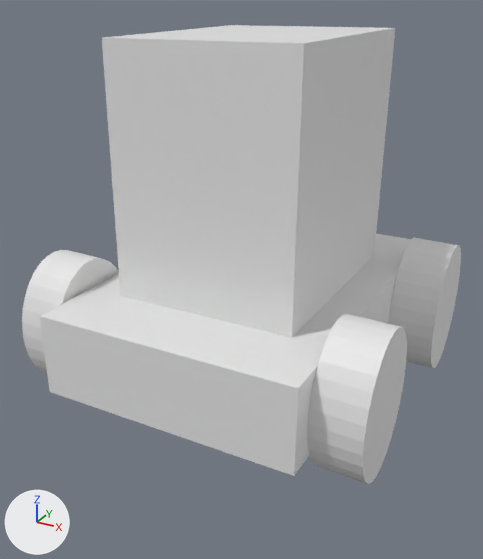
The FBX model Assets/TDTK/Prefabs/Creeps/Gabarits/tortue.fbx, before and after one commit.
Before and after are seen from a camera (50 mm lens) standing at (0.333, -0.639, 0.4) and looking at (-0.042, 0.042, 0.06). Every picture has the same lights, and +X, +Y and +Z are marked at lower left.
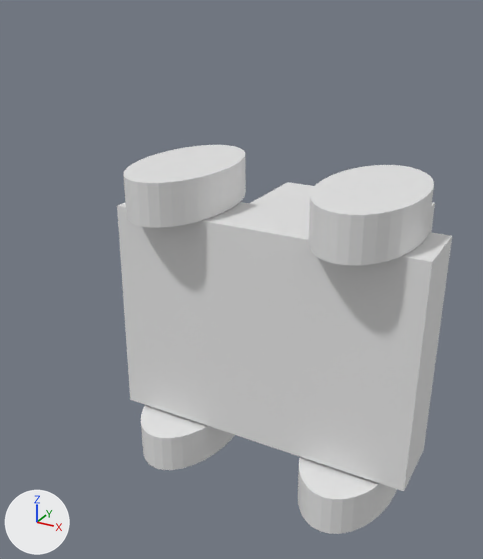
Boxes (x1, y1, x2, y2) around the edits, measured in the pictures (483 x 559 px; the box of a moved part takes in the faces that stretch with it):
'Cylinder.006', reshaped, turned, rescaled
    before: (22, 25, 461, 484)
    after: (117, 145, 452, 534)
part 1 of me_cylinder_008, moved or reshaped
    before: (22, 250, 119, 374)
    after: (141, 405, 235, 470)
part 2 of me_cylinder_008, moved or reshaped
    before: (102, 25, 395, 338)
    after: (249, 182, 435, 232)
part 3 of me_cylinder_008, moved or reshaped
    before: (40, 234, 411, 476)
    after: (117, 202, 452, 491)
part 4 of me_cylinder_008, moved or reshaped (not visible before)
    after: (298, 457, 397, 534)
part 5 of me_cylinder_008, moved or reshaped
    before: (388, 237, 461, 368)
    after: (308, 165, 434, 265)
part 6 of me_cylinder_008, moved or reshaped
    before: (307, 314, 407, 484)
    after: (123, 145, 246, 228)

Diff of the bpy script that builds the scene:
```diff
--- a/Assets/TDTK/Prefabs/Creeps/Gabarits/tortue.fbx.py
+++ b/Assets/TDTK/Prefabs/Creeps/Gabarits/tortue.fbx.py
@@ me_cylinder_008 @@
 me_cylinder_008.from_pydata(...)  # 272 vertices, 148 faces; spans x -0.243..0.027, y -0.2..0.2, z -0.151..0.148
 # used by ob_cylinder_006; location = (0.0, 0.0, 0.0); rotation_euler = (0.0, 1.585, 0.0), in degrees (0, 91, 0); scale = (1.48, 1.0, 1.34)
+# me_cylinder_008 part 1: the loose piece of 64 vertices spanning x -0.08..0.027, y -0.175..-0.054, z -0.151..-0.111 is moved by (0.0, -0.01, 0.0)
+# me_cylinder_008 part 2: the loose piece of 8 vertices spanning x -0.243..-0.052, y -0.122..0.122, z -0.078..0.076 is scaled about the mesh origin by (0.74, 1, 1)
+# me_cylinder_008 part 3: the loose piece of 8 vertices spanning x -0.064..0.003, y -0.2..0.2, z -0.109..0.108 is scaled about the mesh origin by (0.74, 1, 1)
+# me_cylinder_008 part 4: the loose piece of 64 vertices spanning x -0.08..0.027, y 0.062..0.183, z -0.151..-0.111 is moved by (0.0, -0.006, 0.0)
+# me_cylinder_008 part 5: the loose piece of 64 vertices spanning x -0.084..0.024, y 0.062..0.183, z 0.108..0.148 is moved by (0.001, -0.006, 0.001)
+# me_cylinder_008 part 6: the loose piece of 64 vertices spanning x -0.084..0.024, y -0.175..-0.054, z 0.108..0.148 is moved by (0.001, -0.01, 0.001)
@@ ob_cylinder_006 @@
 ob_cylinder_006.location = (0.0, 0.0, 0.0)
-ob_cylinder_006.rotation_euler = (0.0, 1.585, 0.0)  # degrees (0, 91, 0)
-ob_cylinder_006.scale = (1.48, 1.0, 1.34)
+ob_cylinder_006.rotation_euler = (0.00348, 0.00698, -1.571)  # degrees (0.2, 0.4, -90)
+ob_cylinder_006.scale = (1.93, 1.0, 1.33)
```
